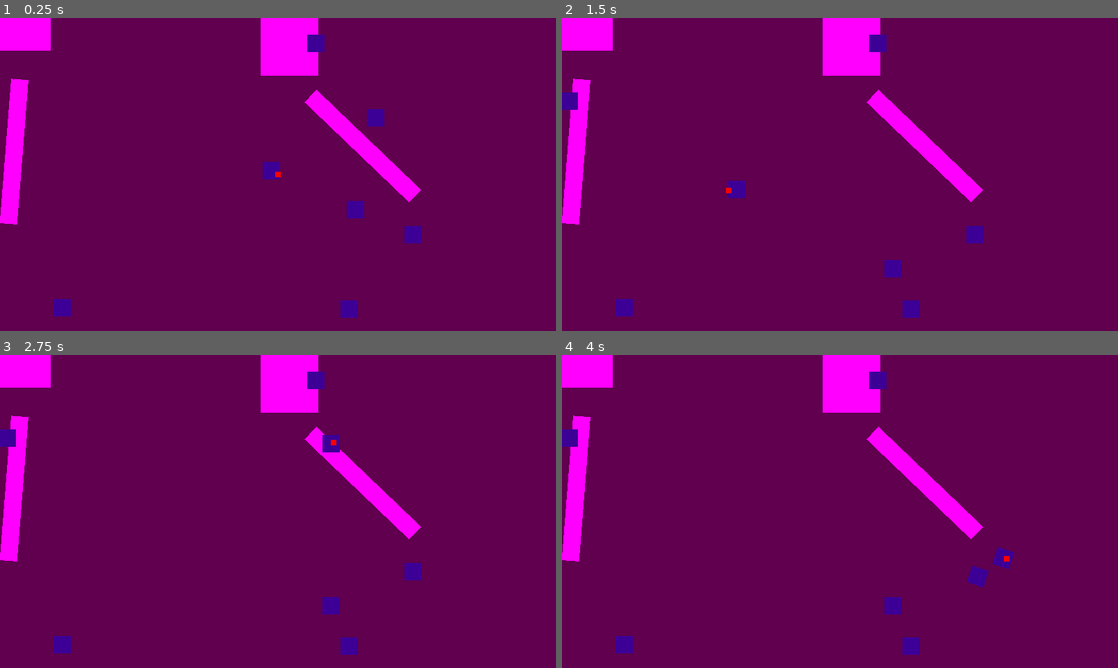
Above: before the commit, frames 1-4 (two rows, left to right).
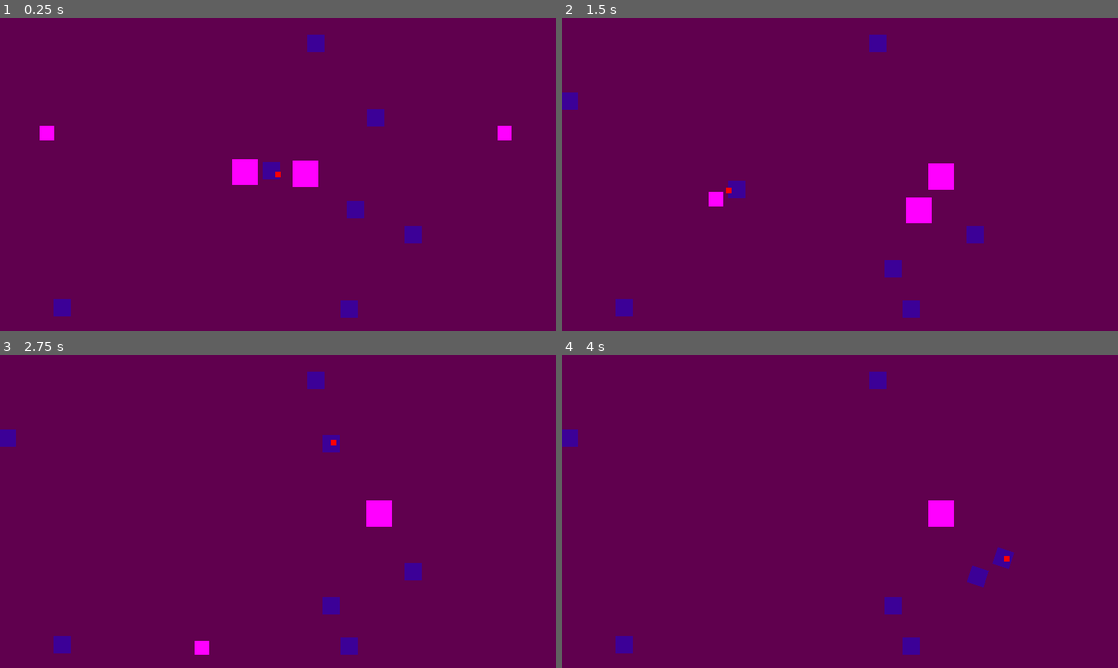
Above: after the commit, the same moments.

Repository: riioze/GameJamFevrier2024
Game: Godot game, scene res://scenes/main.tscn
Two runs of this game, one before a commit and one after it. Both use one fixed random seed, a clock stepped at 60 frames per second and the inputs below.
Inputs (mouse positions are in pixels of both pictures, inside the frame that each line leads up to):
- Up to frame 1 (0.25 s): no input
- Up to frame 2 (1.5 s): tap Enter at 0.5 s; move the mouse to (962, 158) at 0.52 s; hold D (MoveLeftArmToRight, bound only after the commit) 0.53-1.28 s; move the mouse to (728, 190) at 1.27 s; hold S (MoveLeftArmToBottom, bound only after the commit) from 1.28 s (still down)
- Up to frame 3 (2.75 s): move the mouse to (333, 442) at 2.02 s; release S (MoveLeftArmToBottom, bound only after the commit) at 2.03 s; hold D (MoveLeftArmToRight, bound only after the commit) from 2.03 s (still down)
- Up to frame 4 (4 s): tap Space at 2.75 s; move the mouse to (812, 574) at 2.77 s; tap Enter at 3.5 s; move the mouse to (1006, 558) at 3.52 s; release D (MoveLeftArmToRight, bound only after the commit) at 3.53 s; hold S (MoveLeftArmToBottom, bound only after the commit) from 3.53 s (still down)

The runs differ from the first frame. In frame 1, 6.7% of the frame differs, in the area x 0-92%, y 0-66%; in frame 2, 6.2%; in frame 3, 5.7%; in frame 4, 5.7%.

Commit message:
hand rework

Diff:
--- a/project.godot
+++ b/project.godot
@@ -19,6 +19,7 @@
 
 SceneManager="*res://scripts/autoload/scene_manager.gd"
 TimeManager="*res://scripts/autoload/time_manager.gd"
+Math="*res://scripts/autoload/math.gd"
 
 [display]
 
@@ -31,41 +32,63 @@
 MoveLeftArmToLeft={
 "deadzone": 0.5,
 "events": [Object(InputEventJoypadMotion,"resource_local_to_scene":false,"resource_name":"","device":-1,"axis":0,"axis_value":-1.0,"script":null)
+, Object(InputEventKey,"resource_local_to_scene":false,"resource_name":"","device":-1,"window_id":0,"alt_pressed":false,"shift_pressed":false,"ctrl_pressed":false,"meta_pressed":false,"pressed":false,"keycode":0,"physical_keycode":65,"key_label":0,"unicode":113,"echo":false,"script":null)
 ]
 }
 MoveLeftArmToRight={
 "deadzone": 0.5,
 "events": [Object(InputEventJoypadMotion,"resource_local_to_scene":false,"resource_name":"","device":-1,"axis":0,"axis_value":1.0,"script":null)
+, Object(InputEventKey,"resource_local_to_scene":false,"resource_name":"","device":-1,"window_id":0,"alt_pressed":false,"shift_pressed":false,"ctrl_pressed":false,"meta_pressed":false,"pressed":false,"keycode":0,"physical_keycode":68,"key_label":0,"unicode":100,"echo":false,"script":null)
 ]
 }
 MoveLeftArmToTop={
 "deadzone": 0.5,
 "events": [Object(InputEventJoypadMotion,"resource_local_to_scene":false,"resource_name":"","device":-1,"axis":1,"axis_value":-1.0,"script":null)
+, Object(InputEventKey,"resource_local_to_scene":false,"resource_name":"","device":-1,"window_id":0,"alt_pressed":false,"shift_pressed":false,"ctrl_pressed":false,"meta_pressed":false,"pressed":false,"keycode":0,"physical_keycode":87,"key_label":0,"unicode":122,"echo":false,"script":null)
 ]
 }
 MoveLeftArmToBottom={
 "deadzone": 0.5,
 "events": [Object(InputEventJoypadMotion,"resource_local_to_scene":false,"resource_name":"","device":-1,"axis":1,"axis_value":1.0,"script":null)
+, Object(InputEventKey,"resource_local_to_scene":false,"resource_name":"","device":-1,"window_id":0,"alt_pressed":false,"shift_pressed":false,"ctrl_pressed":false,"meta_pressed":false,"pressed":false,"keycode":0,"physical_keycode":83,"key_label":0,"unicode":115,"echo":false,"script":null)
 ]
 }
 MoveRightArmToLeft={
 "deadzone": 0.5,
 "events": [Object(InputEventJoypadMotion,"resource_local_to_scene":false,"resource_name":"","device":-1,"axis":2,"axis_value":-1.0,"script":null)
+, Object(InputEventKey,"resource_local_to_scene":false,"resource_name":"","device":-1,"window_id":0,"alt_pressed":false,"shift_pressed":false,"ctrl_pressed":false,"meta_pressed":false,"pressed":false,"keycode":0,"physical_keycode":4194319,"key_label":0,"unicode":0,"echo":false,"script":null)
 ]
 }
 MoveRightArmToRight={
 "deadzone": 0.5,
 "events": [Object(InputEventJoypadMotion,"resource_local_to_scene":false,"resource_name":"","device":-1,"axis":2,"axis_value":1.0,"script":null)
+, Object(InputEventKey,"resource_local_to_scene":false,"resource_name":"","device":-1,"window_id":0,"alt_pressed":false,"shift_pressed":false,"ctrl_pressed":false,"meta_pressed":false,"pressed":false,"keycode":0,"physical_keycode":4194321,"key_label":0,"unicode":0,"echo":false,"script":null)
 ]
 }
 MoveRightArmToTop={
 "deadzone": 0.5,
 "events": [Object(InputEventJoypadMotion,"resource_local_to_scene":false,"resource_name":"","device":-1,"axis":3,"axis_value":-1.0,"script":null)
+, Object(InputEventKey,"resource_local_to_scene":false,"resource_name":"","device":-1,"window_id":0,"alt_pressed":false,"shift_pressed":false,"ctrl_pressed":false,"meta_pressed":false,"pressed":false,"keycode":0,"physical_keycode":4194320,"key_label":0,"unicode":0,"echo":false,"script":null)
 ]
 }
 MoveRightArmToBottom={
 "deadzone": 0.5,
 "events": [Object(InputEventJoypadMotion,"resource_local_to_scene":false,"resource_name":"","device":-1,"axis":3,"axis_value":1.0,"script":null)
+, Object(InputEventKey,"resource_local_to_scene":false,"resource_name":"","device":-1,"window_id":0,"alt_pressed":false,"shift_pressed":false,"ctrl_pressed":false,"meta_pressed":false,"pressed":false,"keycode":0,"physical_keycode":4194322,"key_label":0,"unicode":0,"echo":false,"script":null)
+]
+}
+GrabLeft={
+"deadzone": 0.5,
+"events": [Object(InputEventJoypadMotion,"resource_local_to_scene":false,"resource_name":"","device":-1,"axis":4,"axis_value":1.0,"script":null)
+, Object(InputEventJoypadButton,"resource_local_to_scene":false,"resource_name":"","device":-1,"button_index":9,"pressure":0.0,"pressed":true,"script":null)
+, Object(InputEventKey,"resource_local_to_scene":false,"resource_name":"","device":-1,"window_id":0,"alt_pressed":false,"shift_pressed":false,"ctrl_pressed":false,"meta_pressed":false,"pressed":false,"keycode":0,"physical_keycode":81,"key_label":0,"unicode":97,"echo":false,"script":null)
+]
+}
+GrabRight={
+"deadzone": 0.5,
+"events": [Object(InputEventJoypadButton,"resource_local_to_scene":false,"resource_name":"","device":-1,"button_index":10,"pressure":0.0,"pressed":true,"script":null)
+, Object(InputEventJoypadMotion,"resource_local_to_scene":false,"resource_name":"","device":-1,"axis":5,"axis_value":1.0,"script":null)
+, Object(InputEventKey,"resource_local_to_scene":false,"resource_name":"","device":-1,"window_id":0,"alt_pressed":false,"shift_pressed":false,"ctrl_pressed":false,"meta_pressed":false,"pressed":false,"keycode":0,"physical_keycode":4194323,"key_label":0,"unicode":0,"echo":false,"script":null)
 ]
 }
 
@@ -74,6 +97,7 @@
 2d_physics/layer_2="Stuff"
 2d_physics/layer_3="LeftHandBarrier"
 2d_physics/layer_4="RightHandBarrier"
+2d_physics/layer_9="Hands"
 
 [rendering]
 
--- /dev/null
+++ b/resources/side/Left.tres
@@ -0,0 +1,8 @@
+[gd_resource type="Resource" script_class="Side" load_steps=2 format=3 uid="uid://cx4debxr8x824"]
+
+[ext_resource type="Script" path="res://scripts/resource/side.gd" id="1_tmtm7"]
+
+[resource]
+script = ExtResource("1_tmtm7")
+name = "Left"
+is_mirrored = true
--- /dev/null
+++ b/resources/side/Right.tres
@@ -0,0 +1,10 @@
+[gd_resource type="Resource" script_class="Side" load_steps=2 format=3 uid="uid://bolgknadxovyf"]
+
+[ext_resource type="Script" path="res://scripts/resource/side.gd" id="1_5x5at"]
+
+[resource]
+script = ExtResource("1_5x5at")
+name = "Right"
+hand_origin = Vector2(0, 0)
+shoulder_origin = Vector2(0, 0)
+is_mirrored = false
--- a/scenes/game.tscn
+++ b/scenes/game.tscn
@@ -1,13 +1,13 @@
 [gd_scene load_steps=10 format=3 uid="uid://7ce888h1fjw1"]
 
 [ext_resource type="Script" path="res://scripts/game_manager.gd" id="1_3htwk"]
-[ext_resource type="PackedScene" uid="uid://dewgpxn4sdq1a" path="res://scenes/arms.tscn" id="2_66xsc"]
 [ext_resource type="PackedScene" uid="uid://bkjy1n2vkd507" path="res://scenes/stuffs.tscn" id="3_uotv3"]
 [ext_resource type="Script" path="res://scripts/sanity_manager.gd" id="4_fmph6"]
 [ext_resource type="Resource" uid="uid://ofk52ib5nfh7" path="res://resources/grade/Perfect.tres" id="5_cvs2e"]
 [ext_resource type="Resource" uid="uid://do2muwwrnusnv" path="res://resources/grade/Good.tres" id="6_diick"]
 [ext_resource type="Resource" uid="uid://dpp166k3o7m2k" path="res://resources/grade/Bad.tres" id="7_3rfdo"]
 [ext_resource type="Script" path="res://scripts/round_manager.gd" id="8_iq5pv"]
+[ext_resource type="PackedScene" uid="uid://bjiujhb3mbxhn" path="res://scenes/hands/hands.tscn" id="9_siahs"]
 
 [sub_resource type="PlaceholderTexture2D" id="PlaceholderTexture2D_h28pv"]
 size = Vector2(1920, 1080)
@@ -22,8 +22,6 @@
 
 [node name="Camera2D" type="Camera2D" parent="Background"]
 
-[node name="arms" parent="." instance=ExtResource("2_66xsc")]
-
 [node name="stuffs" parent="." instance=ExtResource("3_uotv3")]
 
 [node name="sanity" type="Node" parent="."]
@@ -32,3 +30,5 @@
 
 [node name="rounds" type="Node" parent="."]
 script = ExtResource("8_iq5pv")
+
+[node name="hands" parent="." instance=ExtResource("9_siahs")]
--- /dev/null
+++ b/scenes/hands/arm.tscn
@@ -0,0 +1,66 @@
+[gd_scene load_steps=10 format=3 uid="uid://cyj6fe6mcy18o"]
+
+[ext_resource type="Script" path="res://scripts/node/node_follow_node.gd" id="1_b8413"]
+[ext_resource type="Script" path="res://scripts/hands/hand.gd" id="1_exwob"]
+[ext_resource type="Script" path="res://scripts/hands/arm.gd" id="1_ppd22"]
+[ext_resource type="Resource" uid="uid://cx4debxr8x824" path="res://resources/side/Left.tres" id="2_l3emj"]
+
+[sub_resource type="RectangleShape2D" id="RectangleShape2D_iyjdw"]
+size = Vector2(30, 30)
+
+[sub_resource type="PlaceholderTexture2D" id="PlaceholderTexture2D_36pam"]
+size = Vector2(700, 30)
+
+[sub_resource type="PlaceholderTexture2D" id="PlaceholderTexture2D_df0e5"]
+size = Vector2(90, 90)
+
+[sub_resource type="CircleShape2D" id="CircleShape2D_hsm8y"]
+radius = 45.0
+
+[sub_resource type="PlaceholderTexture2D" id="PlaceholderTexture2D_rkxan"]
+size = Vector2(50, 50)
+
+[node name="Arm" type="Node"]
+
+[node name="Forearm" type="Node2D" parent="." node_paths=PackedStringArray("joints")]
+visible = false
+script = ExtResource("1_ppd22")
+joints = [NodePath("../Hand/HandSprite"), NodePath("../Elbow/ElbowSprite")]
+
+[node name="CollisionShape2D" type="CollisionShape2D" parent="Forearm"]
+shape = SubResource("RectangleShape2D_iyjdw")
+
+[node name="Sprite2D" type="Sprite2D" parent="Forearm"]
+texture = SubResource("PlaceholderTexture2D_36pam")
+
+[node name="Hand" type="Node" parent="."]
+
+[node name="HandSprite" type="Sprite2D" parent="Hand"]
+texture = SubResource("PlaceholderTexture2D_df0e5")
+
+[node name="NodeFollowNode" type="Node" parent="Hand/HandSprite" node_paths=PackedStringArray("followed")]
+script = ExtResource("1_b8413")
+followed = NodePath("../../Body")
+
+[node name="Body" type="RigidBody2D" parent="Hand" node_paths=PackedStringArray("elbow_node")]
+collision_layer = 256
+collision_mask = 256
+gravity_scale = 0.0
+lock_rotation = true
+script = ExtResource("1_exwob")
+elbow_node = NodePath("../../Elbow/Body")
+side = ExtResource("2_l3emj")
+
+[node name="CollisionShape2D" type="CollisionShape2D" parent="Hand/Body"]
+shape = SubResource("CircleShape2D_hsm8y")
+
+[node name="Elbow" type="Node" parent="."]
+
+[node name="ElbowSprite" type="Sprite2D" parent="Elbow"]
+texture = SubResource("PlaceholderTexture2D_rkxan")
+
+[node name="NodeFollowNode" type="Node" parent="Elbow/ElbowSprite" node_paths=PackedStringArray("followed")]
+script = ExtResource("1_b8413")
+followed = NodePath("../../Body")
+
+[node name="Body" type="Node2D" parent="Elbow"]
--- /dev/null
+++ b/scenes/hands/hands.tscn
@@ -0,0 +1,16 @@
+[gd_scene load_steps=3 format=3 uid="uid://bjiujhb3mbxhn"]
+
+[ext_resource type="PackedScene" uid="uid://cyj6fe6mcy18o" path="res://scenes/hands/arm.tscn" id="1_8jp7g"]
+[ext_resource type="Resource" uid="uid://bolgknadxovyf" path="res://resources/side/Right.tres" id="2_vliae"]
+
+[node name="hands" type="Node"]
+
+[node name="LeftArm" parent="." instance=ExtResource("1_8jp7g")]
+
+[node name="RightArm" parent="." instance=ExtResource("1_8jp7g")]
+
+[node name="Body" parent="RightArm/Hand" index="1"]
+side = ExtResource("2_vliae")
+
+[editable path="LeftArm"]
+[editable path="RightArm"]
--- a/scenes/stuff.tscn
+++ b/scenes/stuff.tscn
@@ -1,7 +1,7 @@
 [gd_scene load_steps=5 format=3 uid="uid://vpqhsiin2c57"]
 
-[ext_resource type="Script" path="res://scripts/rigid_follow_node.gd" id="1_1kpwj"]
-[ext_resource type="Script" path="res://scripts/object/stuff.gd" id="1_cs0cg"]
+[ext_resource type="Script" path="res://scripts/stuff/stuff.gd" id="1_sym8t"]
+[ext_resource type="Script" path="res://scripts/node/rigid_follow_node.gd" id="2_4fmqt"]
 
 [sub_resource type="RectangleShape2D" id="RectangleShape2D_78srw"]
 size = Vector2(60, 60)
@@ -13,7 +13,7 @@
 collision_layer = 2
 collision_mask = 2
 gravity_scale = 0.0
-script = ExtResource("1_cs0cg")
+script = ExtResource("1_sym8t")
 
 [node name="CollisionShape2D" type="CollisionShape2D" parent="."]
 shape = SubResource("RectangleShape2D_78srw")
@@ -23,5 +23,5 @@
 texture = SubResource("PlaceholderTexture2D_rcjph")
 
 [node name="RigidFollowNode" type="Node" parent="."]
-script = ExtResource("1_1kpwj")
+script = ExtResource("2_4fmqt")
 speed = 100000.0
--- a/scenes/stuffs.tscn
+++ b/scenes/stuffs.tscn
@@ -1,14 +1,14 @@
 [gd_scene load_steps=5 format=3 uid="uid://bkjy1n2vkd507"]
 
 [ext_resource type="PackedScene" uid="uid://vpqhsiin2c57" path="res://scenes/stuff.tscn" id="1_2task"]
-[ext_resource type="Script" path="res://scripts/object/stuff_manager.gd" id="1_adkaj"]
-[ext_resource type="Script" path="res://scripts/node_follow_cursor.gd" id="4_al6j0"]
+[ext_resource type="Script" path="res://scripts/stuff/stuff_manager.gd" id="1_gbr6t"]
+[ext_resource type="Script" path="res://scripts/node/node_follow_cursor.gd" id="3_m20fo"]
 
 [sub_resource type="PlaceholderTexture2D" id="PlaceholderTexture2D_tw5gg"]
 size = Vector2(20, 20)
 
 [node name="stuffs" type="Node"]
-script = ExtResource("1_adkaj")
+script = ExtResource("1_gbr6t")
 
 [node name="stuff" parent="." instance=ExtResource("1_2task")]
 
@@ -19,7 +19,7 @@
 [node name="Cursor" type="Node2D" parent="."]
 
 [node name="FollowCursor" type="Node2D" parent="Cursor"]
-script = ExtResource("4_al6j0")
+script = ExtResource("3_m20fo")
 
 [node name="Sprite2D" type="Sprite2D" parent="Cursor"]
 modulate = Color(1, 0, 0, 1)
--- /dev/null
+++ b/scripts/autoload/math.gd
@@ -0,0 +1,51 @@
+extends Node
+
+func circle_intersections(pos1 : Vector2,pos2 : Vector2,r1 : float,r2 : float) -> Array[Vector2]:
+	var x1 = pos1.x
+	var y1 = pos1.y
+	var x2 = pos2.x
+	var y2 = pos2.y
+
+#	print(x1)
+
+	var X = x2-x1
+	var Y = y2-y1
+	var R = r2-r1
+
+	var a = 2*X
+	var b = 2*Y
+	var c = X**2 + Y**2 - (r2**2 - r1**2)
+#	print(a,b,c)
+	var ac = a*c
+	var a2pb2= a**2+b**2
+
+	var D = (2*ac)**2 - 4*a2pb2 * (c**2-(b*r1)**2)
+
+	var d = sqrt(D)
+
+	var xA = x2 - (2*ac - d) / (2*a2pb2)
+	var xB = x2 - (2*ac + d) / (2*a2pb2)
+
+	var yA
+	var yB
+
+	if b != 0:
+		yA = y1 + (c-a*(xA-x1)) / b
+		yB = y1 + (c-a*(xB-x1)) / b
+	else:
+#		print("b = 0")
+		yA = y1 + b/2 + sqrt(r2**2 - ((2*c-a**2)/(2*a))**2)
+		yB = yA
+
+	var posA = Vector2(xA,yA)
+	var posB = Vector2(xB,yB)
+
+	var res : Array[Vector2] = []
+	if(y1 >= y2):
+		res = [posA,posB]
+	else:
+		res = [posB,posA]
+#	var res = [Vector2(yA,xA),Vector2(xB,yB)]
+#	var res = [Vector2(xA,0),Vector2(xB,0)]
+#	print(res)
+	return res
--- /dev/null
+++ b/scripts/hands/arm.gd
@@ -0,0 +1,11 @@
+extends Node2D
+
+@export var joints : Array[Node2D]
+
+func _process(delta):
+	var pos1 : Vector2 = joints[0].global_position
+	var pos2 : Vector2 = joints[1].global_position
+
+	global_position = (pos1 + pos2) * (0.5)
+	#var direction : Vector2 = pos1.global_position.direction_to(pos2)
+	rotation = pos1.angle_to(pos2)
--- /dev/null
+++ b/scripts/hands/hand.gd
@@ -0,0 +1,97 @@
+class_name Hand extends RigidBody2D
+
+var input_direction : Vector2 = Vector2.ZERO
+
+var hand_origin : Vector2 = Vector2(1920/2, 1080/2)
+var hand_separation_origin : float = 100
+
+var shoulder_origin : Vector2 = Vector2(1920/2, 1080)
+var shoulder_separation_origin : float = 1920 /2
+
+@export var elbow_node : Node2D
+
+enum hand_side {Left, Right}
+
+@export var side : Side
+
+var speed : float = 50000
+
+var teleport_position : Vector2 = Vector2.ZERO
+var is_teleporting: bool = false
+
+var forearm_lenght : float = 700
+var arm_lenght : float = 700
+
+@onready var stuff_manager : StuffManager = SceneManager.game.get_node("stuffs")
+var closest_stuff : Stuff
+var old_closest_stuff : Stuff
+var picked_stuff : Stuff
+
+@export var pickup_distance : float = 50
+
+func _ready():
+	hand_origin += side.multiplicator * Vector2(hand_separation_origin,0)
+	shoulder_origin += side.multiplicator * Vector2(shoulder_separation_origin,0)
+	teleport_position = hand_origin
+	is_teleporting = true
+
+func _integrate_forces(state):
+	if is_teleporting:
+		var t = state.get_transform()
+		t.origin.x = teleport_position.x
+		t.origin.y = teleport_position.y
+		is_teleporting = false
+		state.set_transform(t)
+
+func get_closest_stuff() -> Stuff:
+	var stuff_list = stuff_manager.stuff_list
+	if(stuff_list.size() == 0): return null
+
+	var closest : Stuff = stuff_manager.stuff_list[0]
+	var closest_distance = position.distance_to(closest.position)
+	for stuff in stuff_list:
+		var distance = position.distance_to(stuff.position)
+		if distance < closest_distance:
+			closest_distance = distance
+			closest = stuff
+
+	if(closest_distance > pickup_distance): return null
+	return closest
+
+func _process(delta):
+	#print(shoulder_origin.distance_to(position))
+	if shoulder_origin.distance_to(position) > arm_lenght + forearm_lenght:
+		input_direction = position.direction_to(shoulder_origin).normalized()
+	else :
+		input_direction = Input.get_vector(
+			"Move"+side.name+"ArmToLeft",
+			"Move"+side.name+"ArmToRight",
+			"Move"+side.name+"ArmToTop",
+			"Move"+side.name+"ArmToBottom"
+		)
+
+	elbow_node.position = Math.circle_intersections(position,shoulder_origin,forearm_lenght,arm_lenght)[side.elbow_id]
+
+	closest_stuff = get_closest_stuff()
+	if closest_stuff != old_closest_stuff:
+		if old_closest_stuff != null: old_closest_stuff.unhover()
+		if closest_stuff != null: closest_stuff.hover()
+
+func _physics_process(delta):
+	set_linear_velocity(delta*speed*input_direction)
+
+func _input(event):
+	if event.is_action_pressed("Grab"+side.name):
+		pick_up()
+	elif event.is_action_released("Grab"+side.name):
+		let_go()
+
+func let_go():
+	if picked_stuff == null : return
+	picked_stuff.let_go()
+	picked_stuff = null
+
+func pick_up():
+	if closest_stuff == null : return
+	closest_stuff.pick_up(self)
+	picked_stuff = closest_stuff
--- /dev/null
+++ b/scripts/node/node_follow_node.gd
@@ -0,0 +1,17 @@
+class_name NodeFollowNode extends Node
+
+@onready var parent : Node2D = get_parent()
+@export var followed : Node2D
+#@export var speed : float = 1000
+@export var active : bool = true
+@export var approximation_distance : float = 20
+@export_range(0,1) var speed : float = 0.5
+
+func _physics_process(delta):
+	if active and followed != null:
+		_follow(delta)
+
+func _follow(delta : float) -> void:
+	var distance : float = parent.position.distance_to(followed.position)
+	if(distance > approximation_distance):
+		parent.position = lerp(parent.position, followed.position, speed)
--- /dev/null
+++ b/scripts/resource/side.gd
@@ -0,0 +1,12 @@
+class_name Side extends Resource
+
+@export var name : String = "Side"
+#@export var hand_origin : Vector2 = Vector2.ZERO
+#@export var shoulder_origin : Vector2 = Vector2.ZERO
+@export var is_mirrored : bool = false #left is mirrored
+
+var multiplicator : int :
+	get : return -1 if is_mirrored else 1
+
+var elbow_id : int :
+	get : return 0 if is_mirrored else 1
--- a/scripts/sanity_manager.gd
+++ b/scripts/sanity_manager.gd
@@ -11,4 +11,4 @@
 
 func incr_sanity(grade : Grade):
 	sanity += grade.sanity_value
-	print(grade.name, sanity)
+	#print(grade.name, sanity)
--- a/scripts/object/stuff.gd
+++ b/scripts/stuff/stuff.gd
@@ -7,6 +7,10 @@
 
 var teleport_position : Vector2 = Vector2.ZERO
 var is_teleporting: bool = false
+
+@export var hover_scale : float = 1.5
+@export var pickup_scale : float = 2
+@onready var follow_node : RigidFollowNode = $RigidFollowNode
 
 var is_airborn : bool = false
 
@@ -25,3 +29,19 @@
 	var friction : float = air_friction if is_airborn else table_friction
 	angular_velocity = lerp(angular_velocity, 0.0, friction)
 	linear_velocity = lerp(linear_velocity, Vector2.ZERO, friction)
+
+func hover():
+	scale = Vector2.ONE * hover_scale
+
+func unhover():
+	scale = Vector2.ONE
+
+func pick_up(hand : Hand):
+	scale = Vector2.ONE * pickup_scale
+	follow_node.active = true
+	follow_node.followed = hand
+
+func let_go():
+	scale = Vector2.ONE
+	follow_node.active = false
+	follow_node.followed = null
Renamed: scripts/node_follow_cursor.gd -> scripts/node/node_follow_cursor.gd
Renamed: scripts/rigid_follow_node.gd -> scripts/node/rigid_follow_node.gd
Renamed: scripts/object/stuff_manager.gd -> scripts/stuff/stuff_manager.gd
